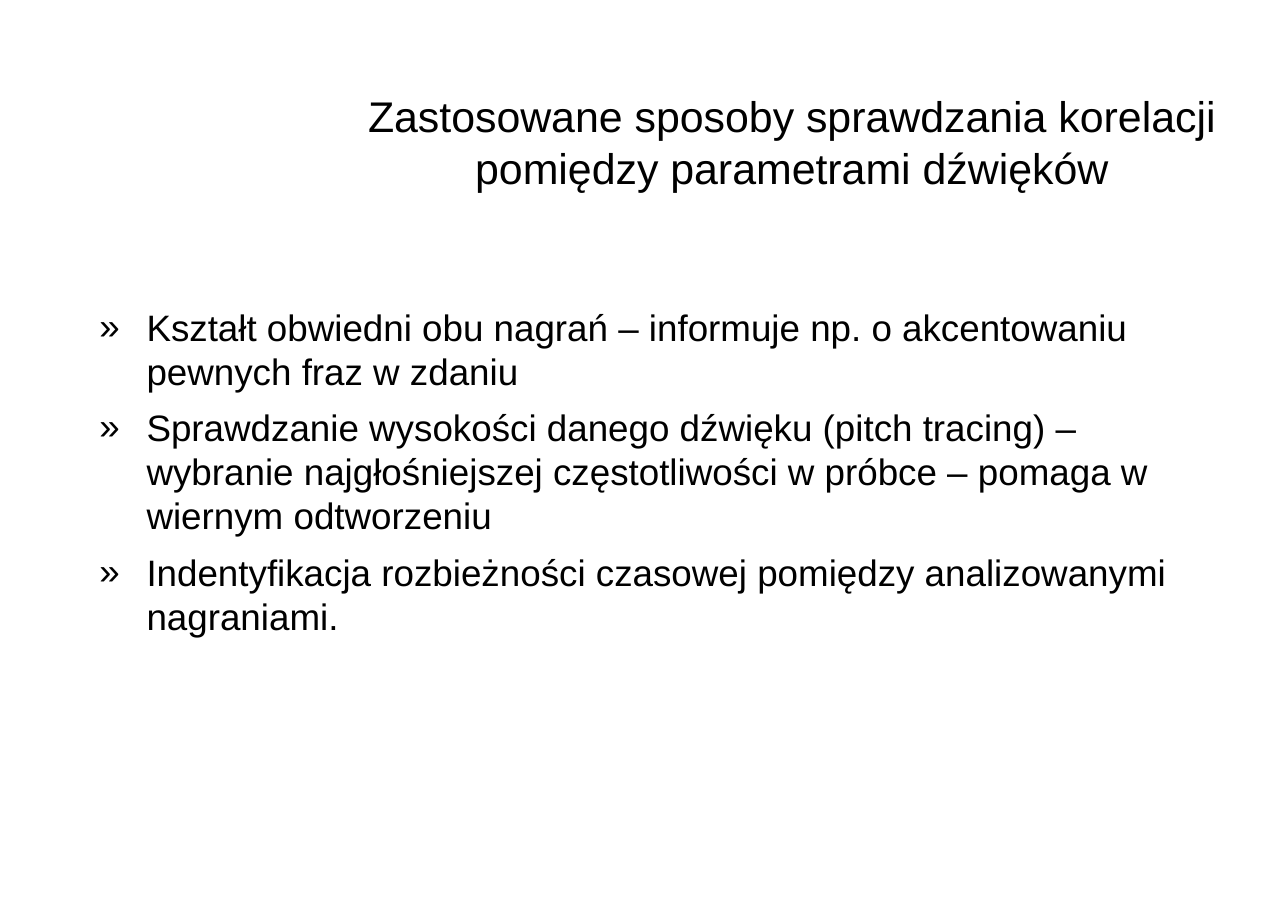
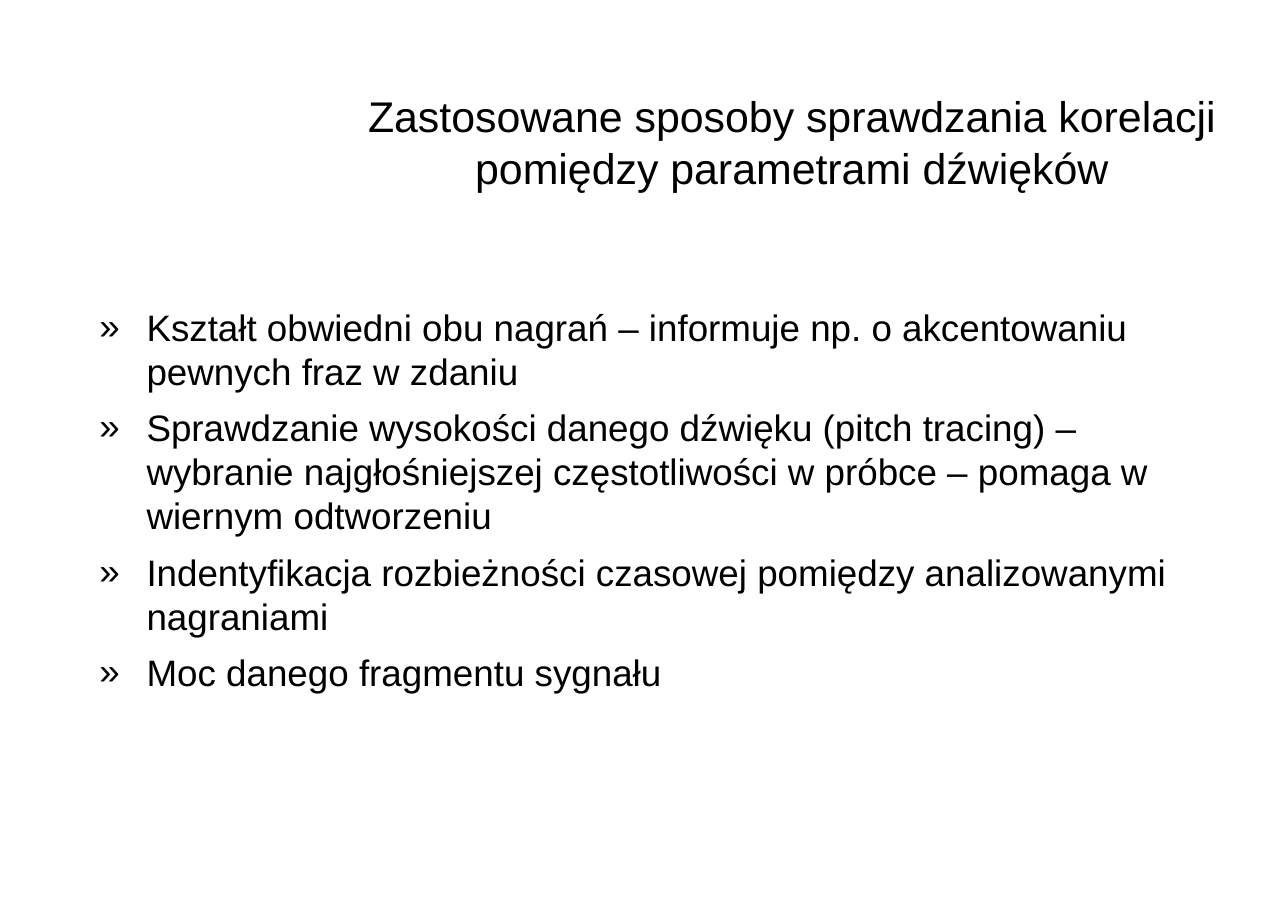
Before and after one commit to maciejj04/Apollo, a slide deck: slide 8 of docs/Seminatium1.odp. Drawn at 1288x911 pixels with LibreOffice and Linux fonts; fonts in the diff are those of the drawing; background and template pictures are left out. Boxes give left, top, right and bottom in pixels: in the first picture for what was removed or moved away, otherwise in the second. Text is boxed around its words. In the diff, an @@ line names an element or a change of style, - is before the commit and + after.

```diff
--- a/docs/Seminatium1.odp
+++ b/docs/Seminatium1.odp
@@ text at (x1=147, y1=559, x2=1166, y2=693): text changed @@
-» Indentyfikacja rozbieżności czasowej pomiędzy analizowanymi nagraniami.
+» Indentyfikacja rozbieżności czasowej pomiędzy analizowanymi nagraniami
+» Moc danego fragmentu sygnału
```
Also in this commit, not shown: 5 other slides changed, 9 other files.
